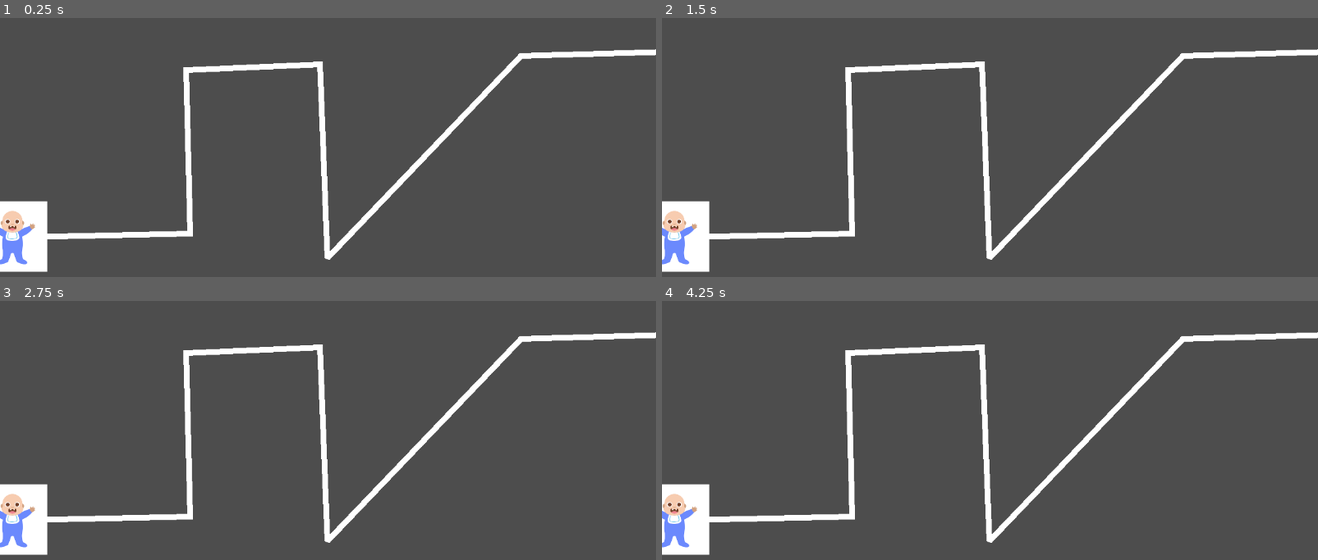
Above: before the commit, frames 1-4 (two rows, left to right).
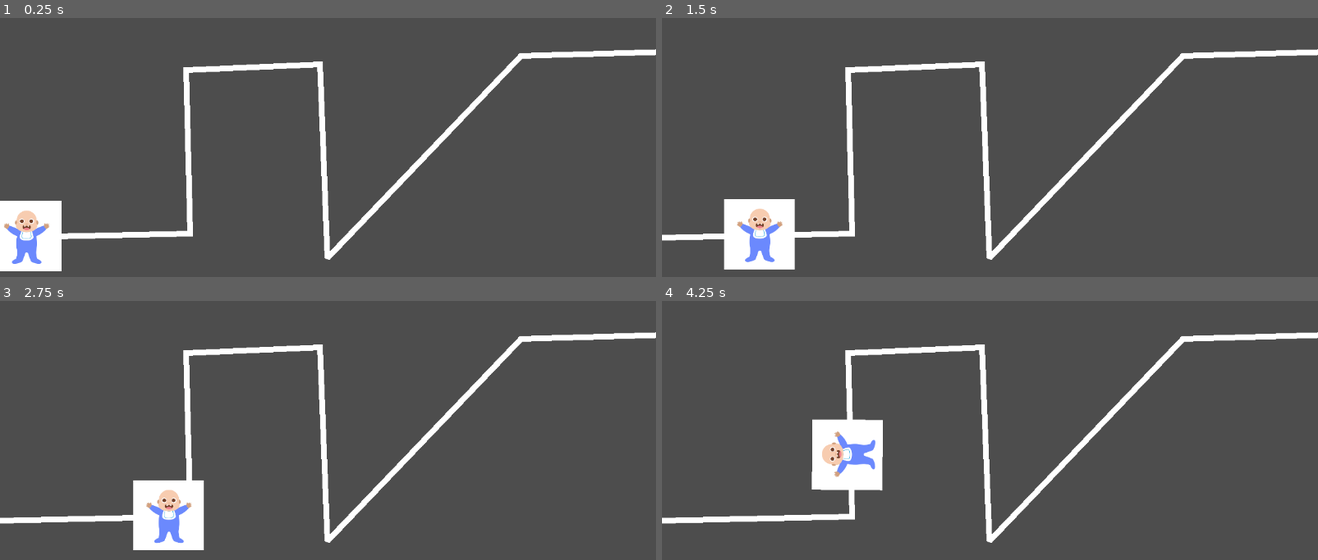
Above: after the commit, the same moments.

Repository: ThatRedBacon/Homeless-Baby-Tower-Defense
Game: Godot game, scene res://scenes/core/main.tscn
Same seed, same stepped clock (60 frames per second), same inputs: the game is played once before the commit and once after it.
Inputs:
- Up to frame 1 (0.25 s): no input
- Up to frame 2 (1.5 s): no input
- Up to frame 3 (2.75 s): no input
- Up to frame 4 (4.25 s): no input

The runs differ from the first frame. In frame 1, 1.5% of the frame differs, in the area x 0-10%, y 70-99%; in frame 2, 4.7%; in frame 3, 4.6%; in frame 4, 4.7%, in the area x 0-34%, y 45-99%.

Commit message:
Enemy successfully moves along path.

Diff:
--- a/scenes/core/main.tscn
+++ b/scenes/core/main.tscn
@@ -1,6 +1,7 @@
 [gd_scene format=3 uid="uid://decjrcjahh7sf"]
 
 [ext_resource type="PackedScene" uid="uid://cwx3mdjxrs30x" path="res://scenes/enemies/enemy.tscn" id="1_fgbdc"]
+[ext_resource type="Script" uid="uid://b7j4q8uhjudmj" path="res://scripts/path_follow_enemy.gd" id="1_i4cec"]
 
 [sub_resource type="Curve2D" id="Curve2D_6rktp"]
 _data = {
@@ -16,6 +17,12 @@
 [node name="Line2D" type="Line2D" parent="Path2D" unique_id=519911029]
 points = PackedVector2Array(0, 469, 334, 462, 327, 174, 562, 164, 575, 505, 915, 149, 1169, 142)
 
-[node name="Enemy" parent="." unique_id=1353514344 instance=ExtResource("1_fgbdc")]
-position = Vector2(21, 466.99997)
+[node name="PathFollow2D" type="PathFollow2D" parent="Path2D" unique_id=397469697]
+position = Vector2(-1, 474)
+rotation = -0.02685921
+script = ExtResource("1_i4cec")
+
+[node name="Enemy" parent="Path2D/PathFollow2D" unique_id=1353514344 instance=ExtResource("1_fgbdc")]
+position = Vector2(22.180058, -6.4066772)
+rotation = 0.02685921
 scale = Vector2(0.55, 0.55)
--- /dev/null
+++ b/scripts/path_follow_enemy.gd
@@ -0,0 +1,12 @@
+extends PathFollow2D
+
+@export var speed: float = 100.0
+
+# Called when the node enters the scene tree for the first time.
+func _ready() -> void:
+	pass # Replace with function body.
+
+
+# Called every frame. 'delta' is the elapsed time since the previous frame.
+func _process(delta: float) -> void:
+	progress += speed * delta
Not shown, added: scripts/path_follow_enemy.gd.uid
